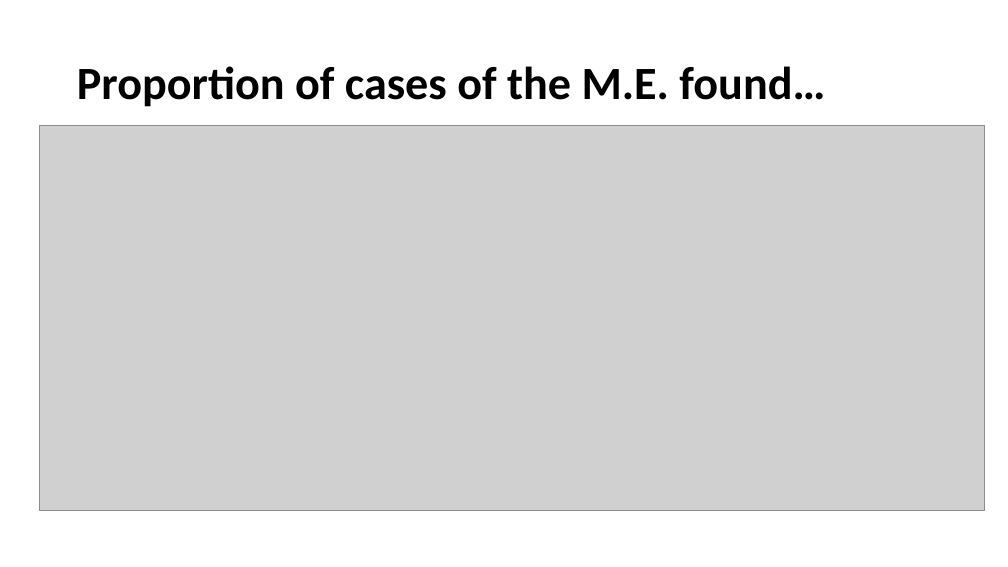
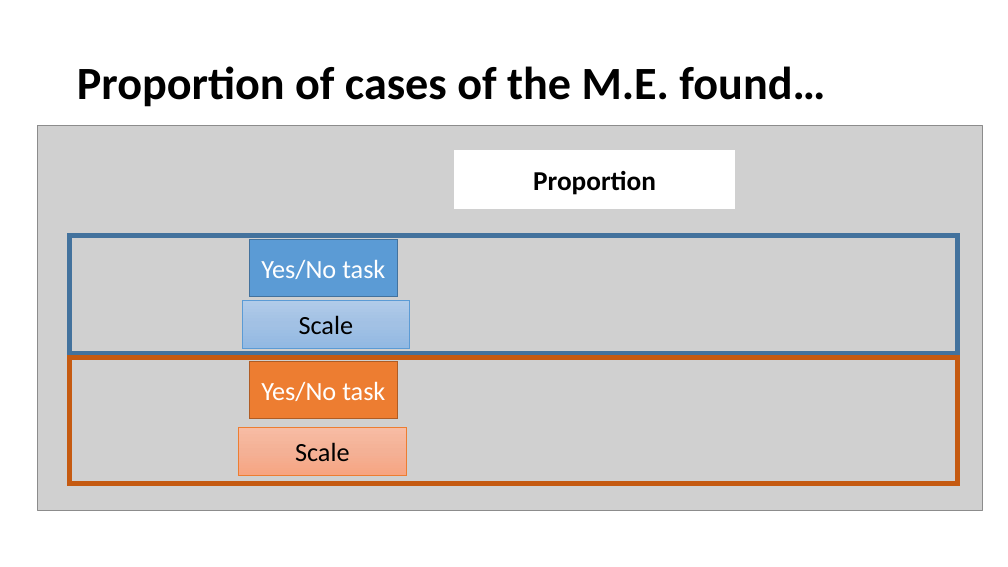
Before and after one commit to Adrifelcha/afchavez-019, a slide deck: slide 42 of Congresos/Presentaciones_Locales/Cowie_2019_BayesianSDT.pptx (slide 43 before the commit). Drawn at 1008x567 pixels with LibreOffice and Linux fonts; fonts in the diff are those of the drawing; grey boxes stand for pictures. Boxes give left, top, right and bottom in pixels: in the first picture for what was removed or moved away, otherwise in the second. Text is boxed around its words. In the diff, an @@ line names an element or a change of style, - is before the commit and + after.

```diff
--- a/Congresos/Presentaciones_Locales/Cowie_2019_BayesianSDT.pptx
+++ b/Congresos/Presentaciones_Locales/Cowie_2019_BayesianSDT.pptx
@@ rectangle added at [454, 151, 735, 209], fill #FFFFFF, outline #FFFFFF 1 pt, 26 pt, text #000000, bold @@
+Proportion
@@ rectangle added at [70, 235, 958, 353], outline #43739E 4.5 pt @@
@@ rectangle added at [250, 240, 397, 296], fill #5B9BD5, outline #43739E 1 pt, 25 pt, text #FFFFFF @@
+Yes/No task
@@ rectangle added at [242, 300, 409, 348], fill gradient #B1CBE9 to #A3C1E5 to #93B9E4, outline #5B9BD5 0.5 pt, 25 pt, text #000000 @@
+Scale
@@ rectangle added at [70, 358, 958, 484], outline #C55A11 4.5 pt @@
@@ rectangle added at [250, 362, 397, 419], fill #ED7D31, outline #AF5C24 1 pt, 25 pt, text #FFFFFF @@
+Yes/No task
@@ rectangle added at [239, 427, 406, 475], fill gradient #F7BDA5 to #F5B196 to #F8A582, outline #ED7D31 0.5 pt, 25 pt, text #000000 @@
+Scale
```
Also in this commit, not shown: 2 other slides changed, 7 slides removed, 13 other files.
